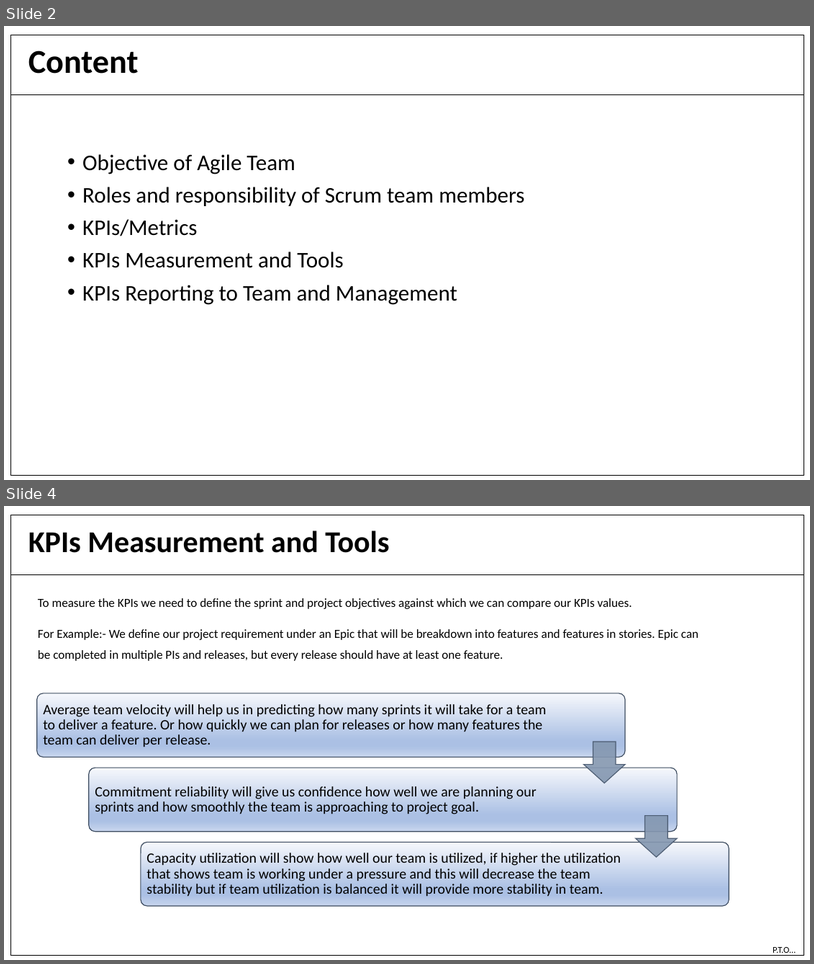
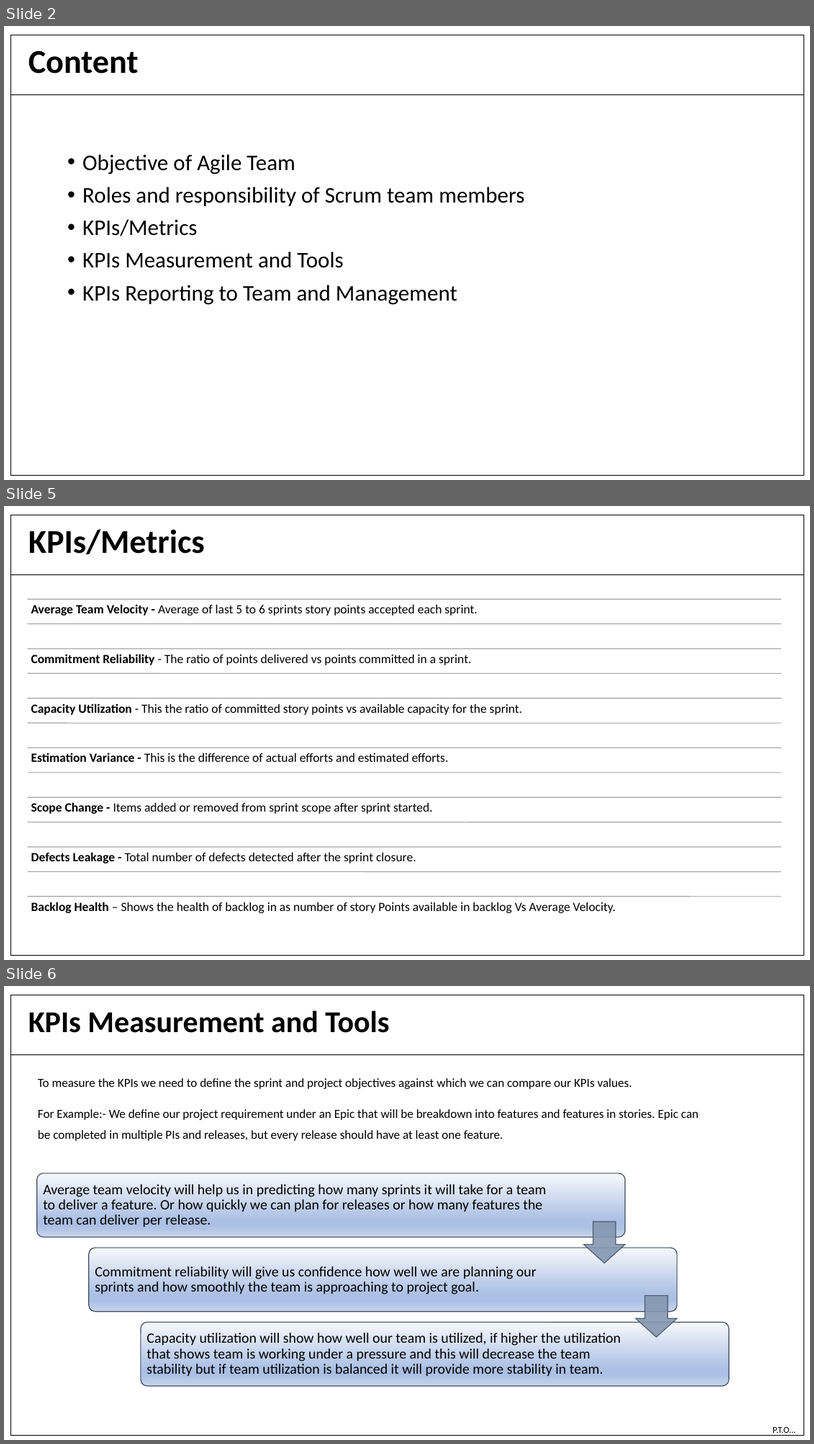
Before and after one commit to mayankgarg1485/Agile-team-ppt, a slide deck: Agile Team.pptx. Shown one above the other, each under a label of ours: slides 2 and 4 before the commit, slides 2, 5 and 6 after it; the slides between them are not shown. The pictures are 814x964 and 814x1444 pixels, drawn with LibreOffice and Linux fonts; fonts in the diff are those of the drawing. Boxes give left, top, right and bottom in pixels: in the first picture for what was removed or moved away, otherwise in the second. Text is boxed around its words. In the diff, an @@ line names an element or a change of style, - is before the commit and + after.

```diff
--- a/Agile Team.pptx
+++ b/Agile Team.pptx
@@ slide 5 added at box(4, 506, 810, 960), background #FFFFFF; not listed: 2 template elements that a slide beside it also shows @@
@@ title added at box(28, 529, 205, 554), 39.6 pt, text #000000, bold @@
+KPIs/Metrics
@@ group added at box(28, 599, 782, 913): 13 lines, 7 texts @@
+Average Team Velocity - Average of last 5 to 6 sprints story points accepted each sprint.
+Commitment Reliability - The ratio of points delivered vs points committed in a sprint.
+Capacity Utilization - This the ratio of committed story points vs available capacity for the sprint.
+Estimation Variance - This is the difference of actual efforts and estimated efforts.
+Scope Change - Items added or removed from sprint scope after sprint started.
+Defects Leakage - Total number of defects detected after the sprint closure.
+Backlog Health – Shows the health of backlog in as number of story Points available in backlog Vs Average Velocity.
@@ what was slide 4 is now slide 6 @@
```
Also in this commit, not shown: 1 other slide added.
